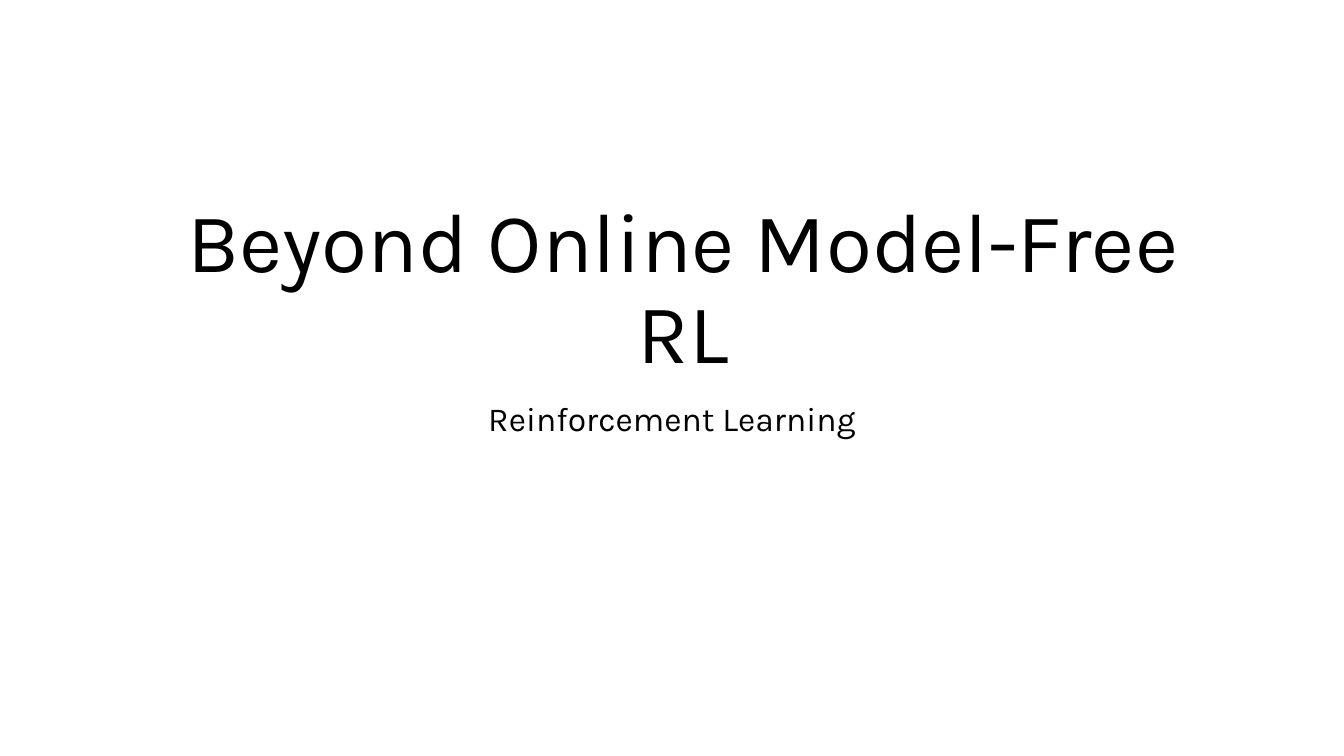
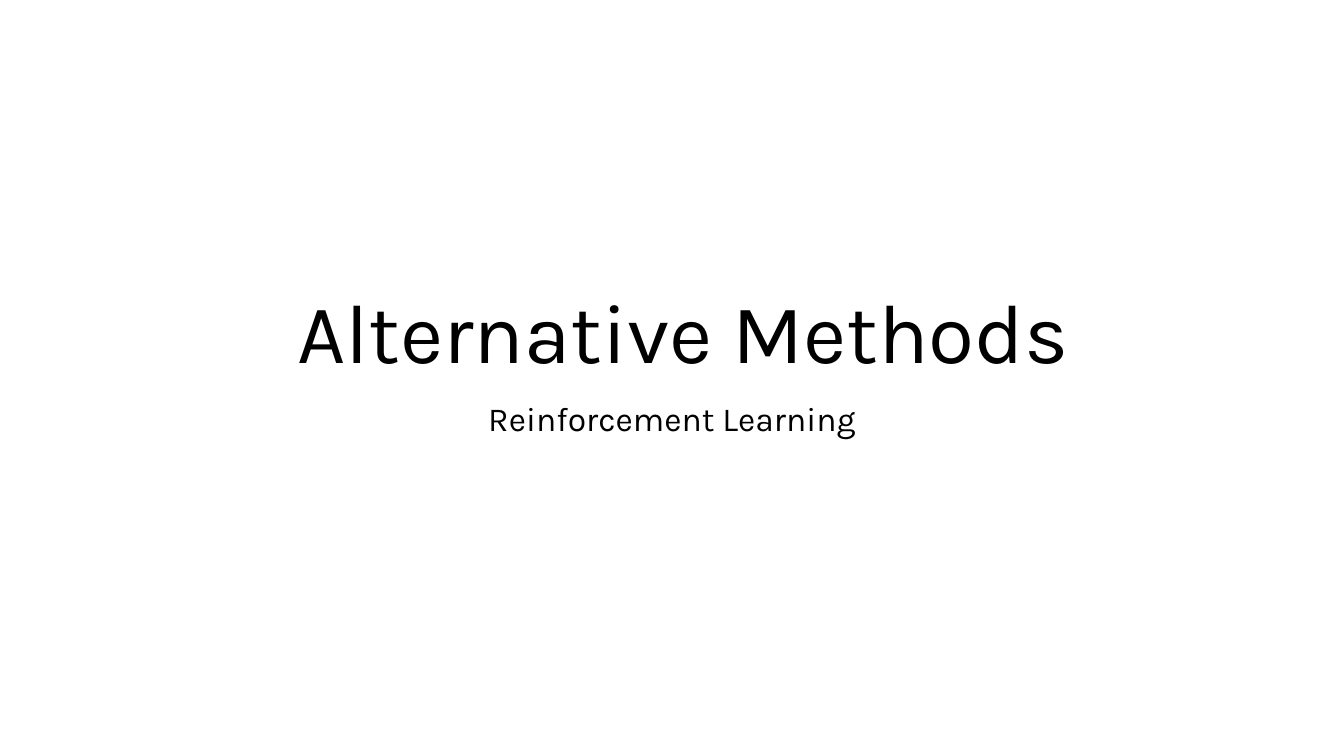
Before and after one commit to FelixWick/reinforcement_learning, a slide deck: slide 1 of slides/3_alternatives.pptx. Drawn at 1344x756 pixels with LibreOffice and Linux fonts; fonts in the diff are those of the drawing. Boxes give left, top, right and bottom in pixels: in the first picture for what was removed or moved away, otherwise in the second. Text is boxed around its words. In the diff, an @@ line names an element or a change of style, - is before the commit and + after.

```diff
--- a/slides/3_alternatives.pptx
+++ b/slides/3_alternatives.pptx
@@ title at (297, 305, 1068, 364): text changed @@
-Beyond Online Model-Free RL
+Alternative Methods
```
Also in this commit, not shown: 1 slide added, 1 slide removed, 1 other file.
